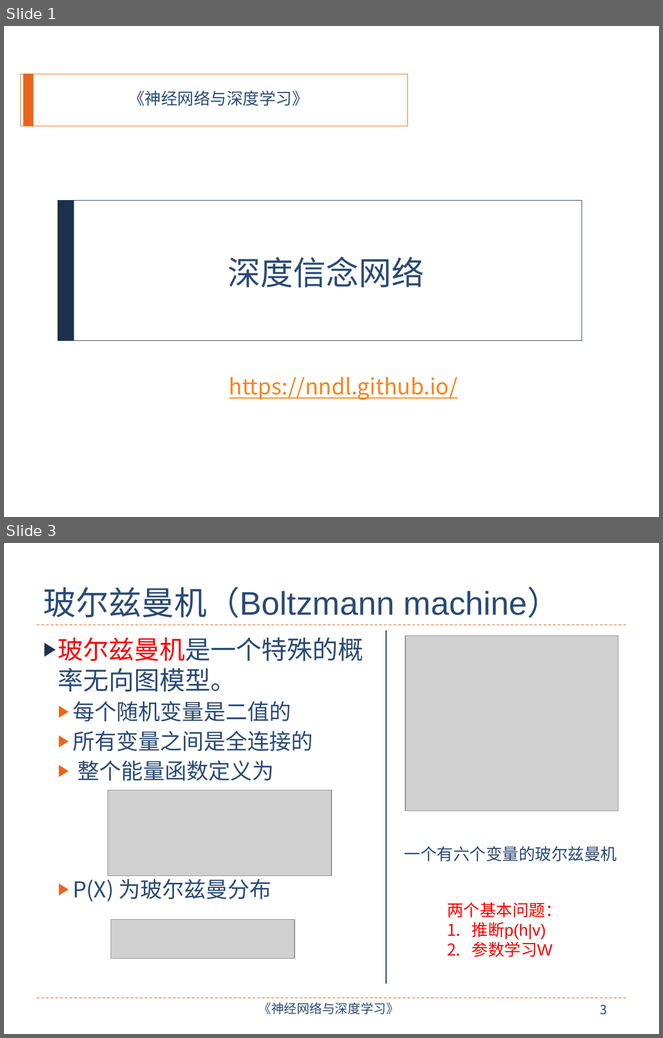
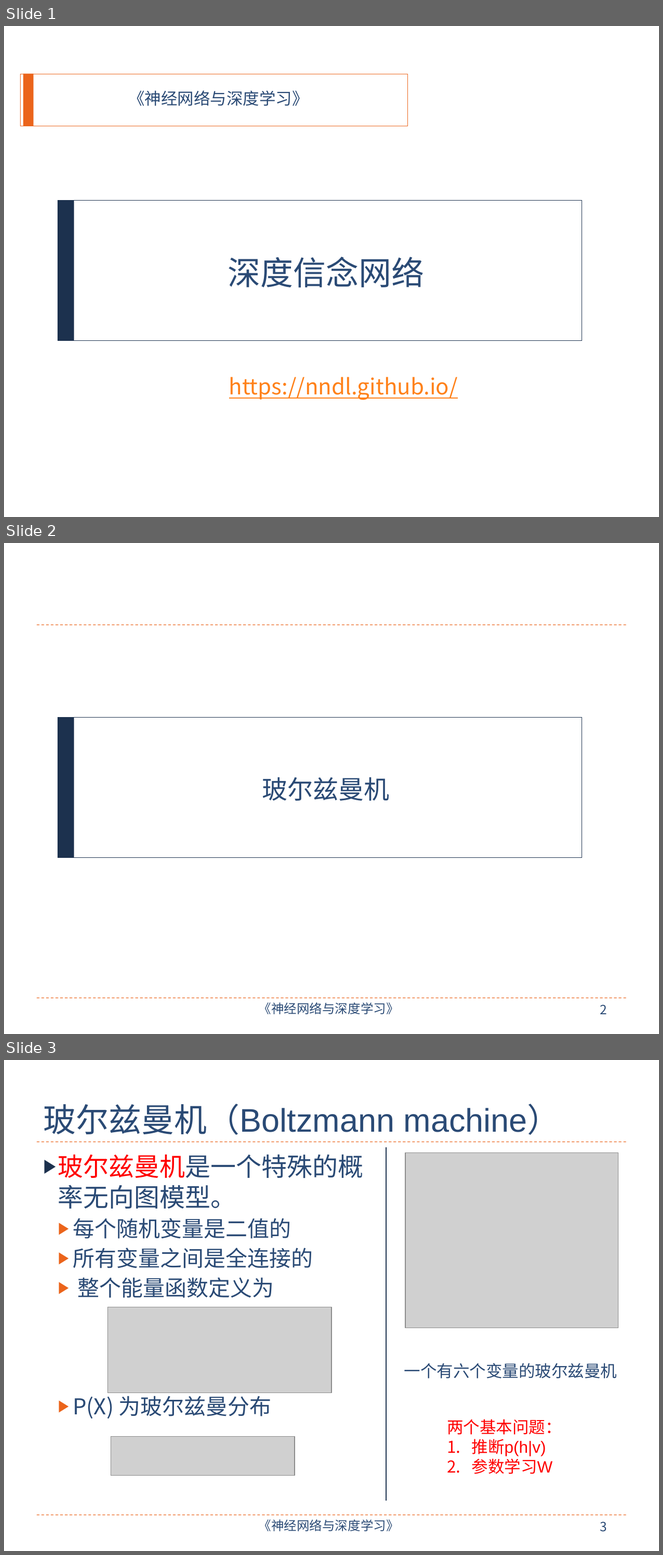
Before and after one commit to nndl/nndl.github.io, a slide deck: ppt/chap-深度信念网络.pptx. Shown one above the other, each under a label of ours: slides 1 and 3 before the commit, slides 1, 2 and 3 after it; the slides between them are not shown. The pictures are 663x1038 and 663x1555 pixels, drawn with LibreOffice and Linux fonts; fonts in the diff are those of the drawing; grey boxes stand for pictures. Boxes give left, top, right and bottom in pixels: in the first picture for what was removed or moved away, otherwise in the second. Text is boxed around its words. In the diff, an @@ line names an element or a change of style, - is before the commit and + after.

```diff
--- a/ppt/chap-深度信念网络.pptx
+++ b/ppt/chap-深度信念网络.pptx
@@ slide 2 added at box(4, 543, 659, 1034), background #FFFFFF; not listed: 6 template elements that a slide beside it also shows @@
@@ title added at box(262, 778, 390, 801), 28 pt, text #2A4A75 @@
+玻尔兹曼机
```
Also in this commit, not shown: 5 slides changed, 10 other slides added.
